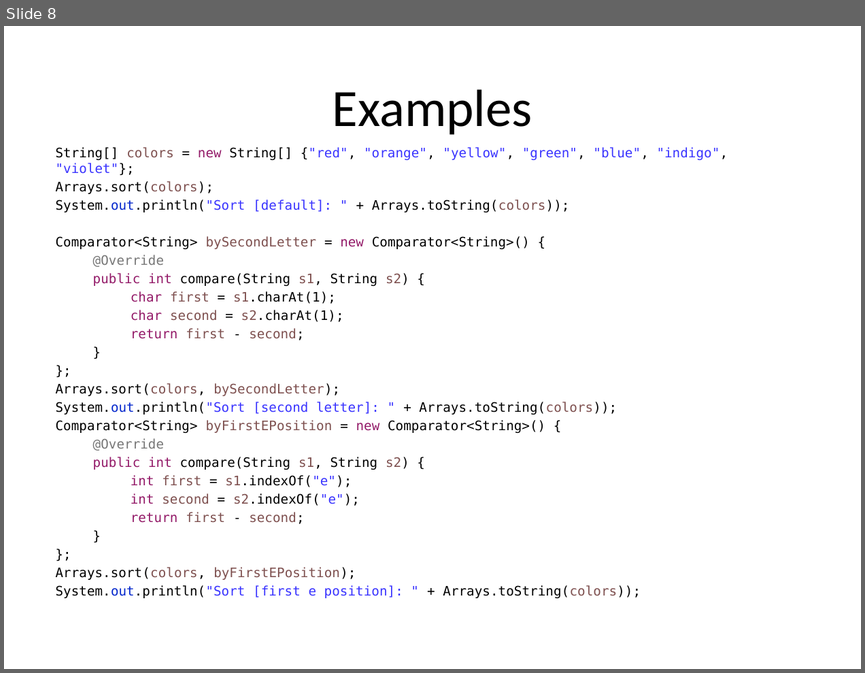
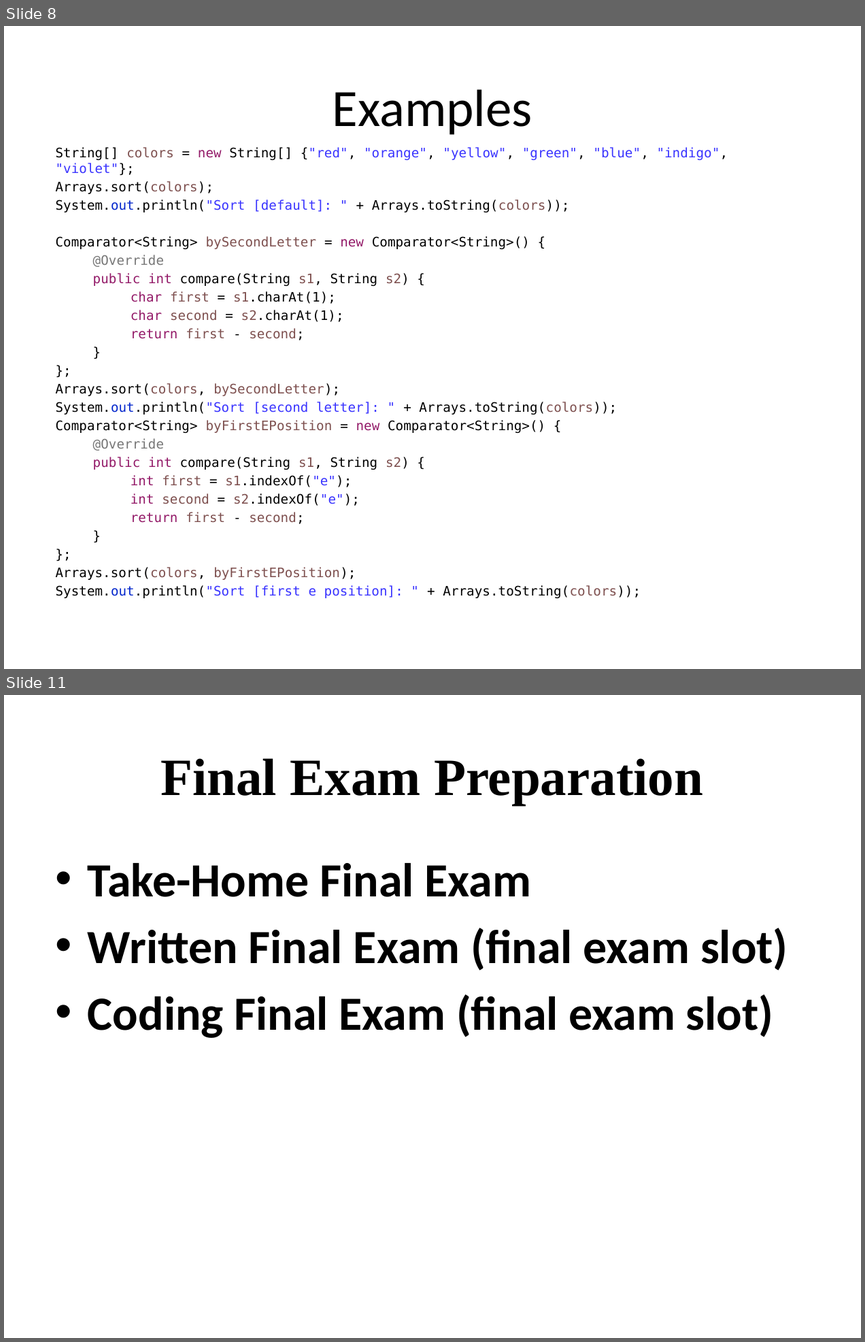
Before and after one commit to RHIT-CSSE/csse220, a slide deck: ClassMaterials/Comparators/Slides/ComparableComparator.pptx. Shown one above the other, each under a label of ours: slide 8 before the commit, slides 8 and 11 after it; the slides between them are not shown. The pictures are 865x673 and 865x1342 pixels, drawn with LibreOffice and Linux fonts; fonts in the diff are those of the drawing. Boxes give left, top, right and bottom in pixels: in the first picture for what was removed or moved away, otherwise in the second. Text is boxed around its words. In the diff, an @@ line names an element or a change of style, - is before the commit and + after.

```diff
--- a/ClassMaterials/Comparators/Slides/ComparableComparator.pptx
+++ b/ClassMaterials/Comparators/Slides/ComparableComparator.pptx
@@ slide 11 added at [4, 695, 861, 1338], background #FFFFFF @@
@@ title added at [160, 758, 703, 805], 44 pt, text #000000, bold @@
+Final Exam Preparation
@@ text added at [88, 863, 788, 1038], 40 pt, text #000000, bold @@
+• Take-Home Final Exam
+• Written Final Exam (final exam slot)
+• Coding Final Exam (final exam slot)
```
Also in this commit, not shown: 5 other slides added, 1 other file.
